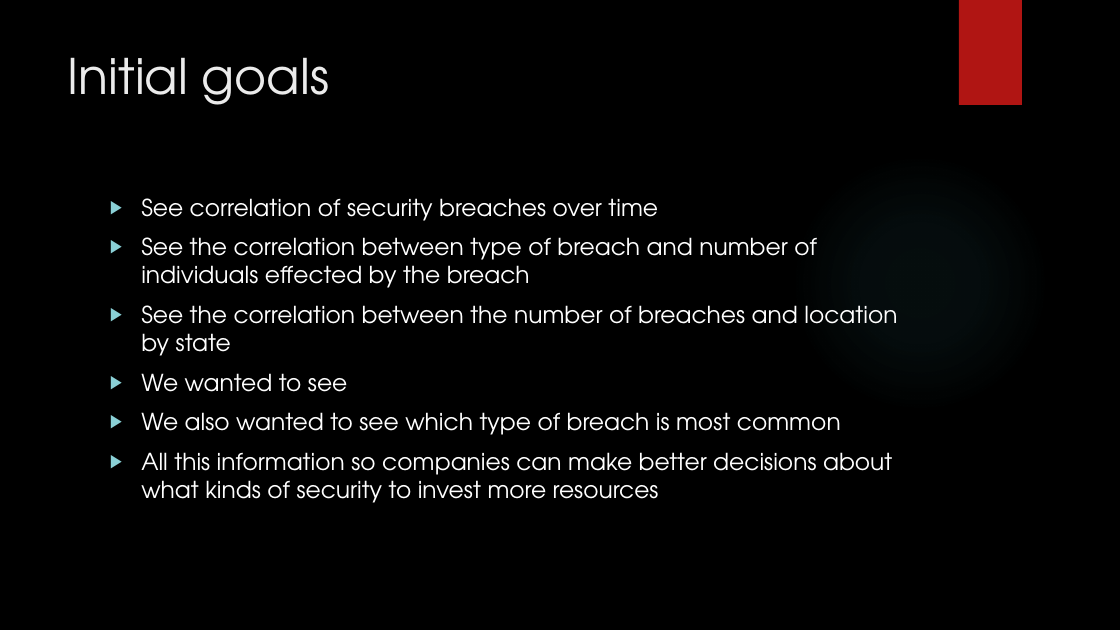
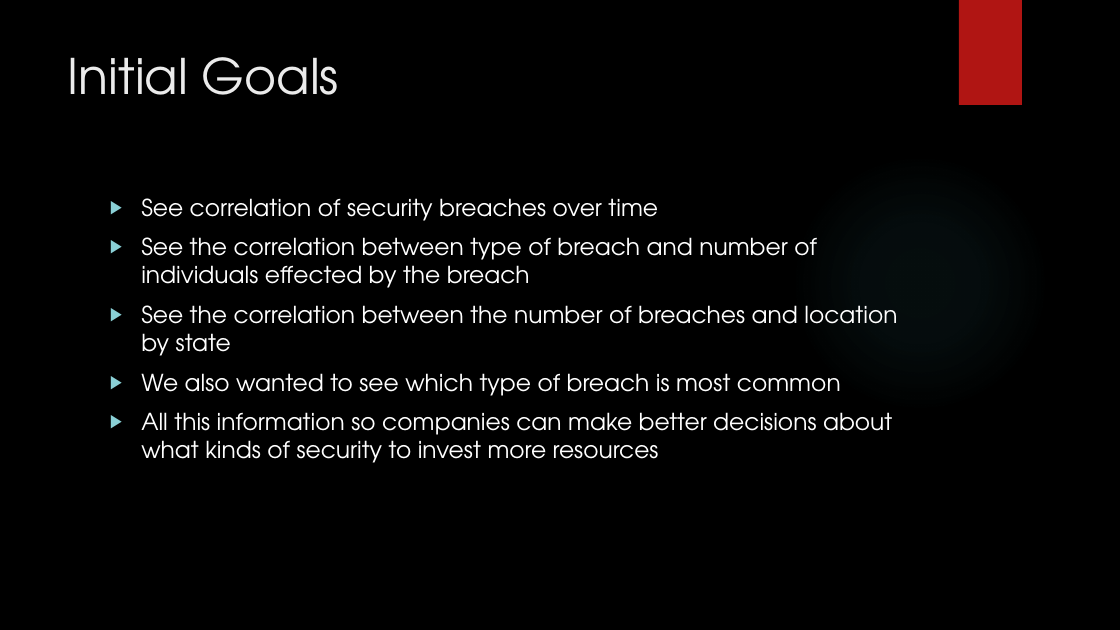
Before and after one commit to bigjohn80000/CIS435-Project, a slide deck: slide 5 of Final presentation_CIS435.pptx. Drawn at 1120x630 pixels with LibreOffice and Linux fonts; fonts in the diff are those of the drawing; background and template pictures are left out. Boxes give left, top, right and bottom in pixels: in the first picture for what was removed or moved away, otherwise in the second. Text is boxed around its words. In the diff, an @@ line names an element or a change of style, - is before the commit and + after.

```diff
--- a/Final presentation_CIS435.pptx
+++ b/Final presentation_CIS435.pptx
@@ title at (68,57,339,95): text changed @@
-Initial goals
+Initial Goals
@@ text at (141,373,347,392): paragraph removed @@
-▶ We wanted to see
```
Also in this commit, not shown: 3 other slides changed, 7 slides added.
